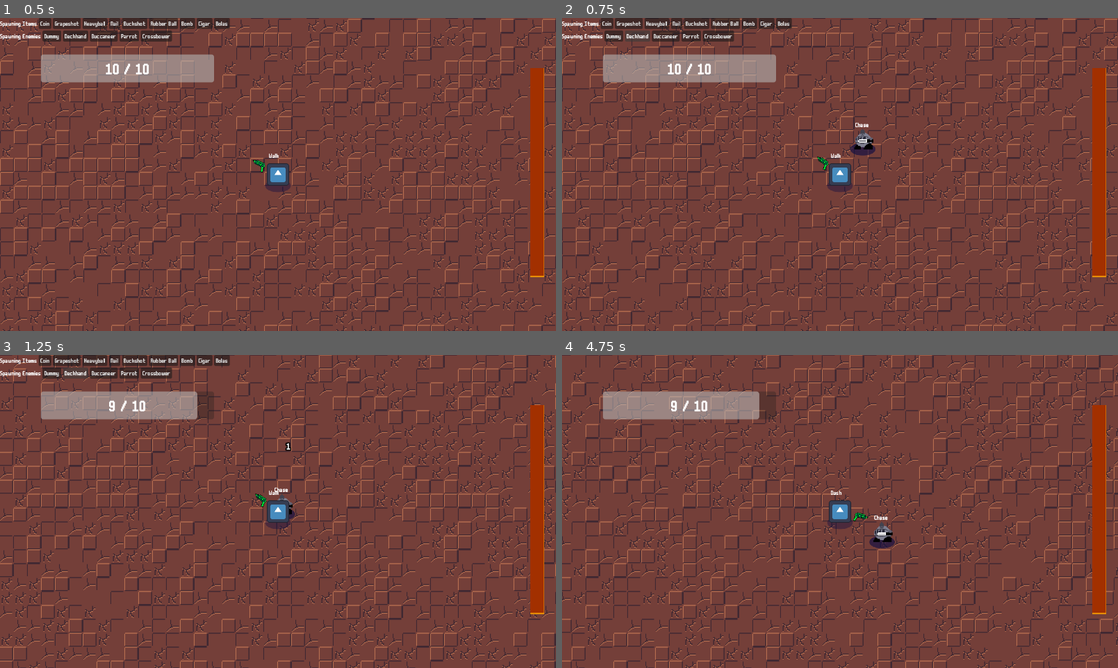
Above: before the commit, frames 1-4 (two rows, left to right).
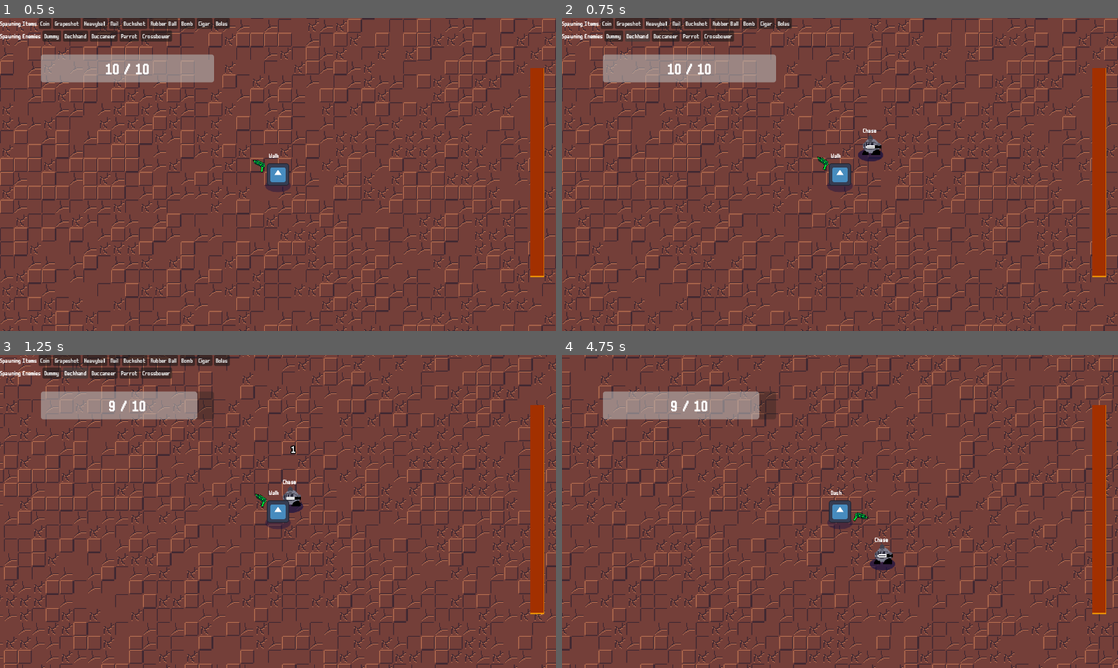
Above: after the commit, the same moments.

Repository: DinoStarBros/GWJ93Bounty
Game: Godot game, scene res://Screens/PrototypeScene/prototype_scene.tscn
Same seed, same stepped clock (60 frames per second), same inputs: the game is played once before the commit and once after it. The engine's default icon, where the game draws it, is replaced by a stand-in: a white triangle on a blue panel in a dark square.
Inputs (mouse positions are in pixels of both pictures, inside the frame that each line leads up to):
- Up to frame 1 (0.5 s): no input
- Up to frame 2 (0.75 s): click "Deckhand" at 0.5 s
- Up to frame 3 (1.25 s): no input
- Up to frame 4 (4.75 s): move the mouse to (962, 495) at 1.27 s; hold D (Right) 1.28-2.03 s; tap Space (Dash) at 1.35, 2.1, 3.05, 3.8, 4.55 s; move the mouse to (728, 527) at 2.02 s; hold S (Down) 2.03-2.78 s; move the mouse to (895, 442) at 2.77 s; hold D (Right) 2.78-3.53 s; tap = (Devops) at 2.85 s; move the mouse to (812, 574) at 3.52 s; hold W (Up) 3.53-4.28 s; tap E (Eject) at 3.6 s; move the mouse to (1006, 558) at 4.27 s; hold A (Left) from 4.28 s (still down); click (1006, 558) at 4.35 s

Frame 1 is identical in both runs. In frame 2, 0.4% of the frame differs, in the area x 51-58%, y 33-46%; in frame 3, 25%; in frame 4, 25%, in the area x 0-100%, y 0-100%.

Commit message:
Bit of scalabiltiy

Diff:
--- a/Entities/Enemies/Deckhand/chase.gd
+++ b/Entities/Enemies/Deckhand/chase.gd
@@ -9,6 +9,6 @@
 	if p is Enemy:
 
 		if p.get_dist_to_plr() <= p.tdev_range:
-			p.velocity = p.get_dir_to_plr() * chase_speed
+			p.velocity = p.get_dir_to_plr() * p.move_speed
 		else:
-			p.velocity = p.get_dir_tdev_player() * chase_speed
+			p.velocity = p.get_dir_tdev_player() * p.move_speed
--- a/Entities/Enemies/Deckhand/deckhand.gd
+++ b/Entities/Enemies/Deckhand/deckhand.gd
@@ -1,12 +1,8 @@
 extends Enemy
 class_name Deckhand
 
-@onready var hitbox_component: HitboxComponent = %HitboxComponent
-
 func _ready() -> void:
-	hitbox_component.attack.attack_damage = 1
-	hitbox_component.attack.knockback = 500
-	hitbox_component.attack.stun_duration = 0.3
+	setup_hitbox()
 
 func _physics_process(delta: float) -> void:
 	move_and_slide()
--- a/Entities/Enemies/Deckhand/deckhand.tscn
+++ b/Entities/Enemies/Deckhand/deckhand.tscn
@@ -20,10 +20,12 @@
 [sub_resource type="CircleShape2D" id="CircleShape2D_7mucn"]
 radius = 28.01785
 
-[node name="Deckhand" type="CharacterBody2D" unique_id=1570016088]
+[node name="Deckhand" type="CharacterBody2D" unique_id=1570016088 node_paths=PackedStringArray("hitbox_component")]
 collision_layer = 0
 motion_mode = 1
 script = ExtResource("1_v8rv2")
+hitbox_component = NodePath("HitboxComponent")
+move_speed = 250.0
 
 [node name="Enemies" type="Sprite2D" parent="." unique_id=1330226294]
 position = Vector2(0, -24)
--- a/Entities/EnemyClass.gd
+++ b/Entities/EnemyClass.gd
@@ -1,7 +1,18 @@
 extends Entity
 class_name Enemy
 
-const tdev_range : float = 100
+@export_category("Contact Damage Stuff")
+@export var hitbox_component: HitboxComponent
+@export var attack_damage : float = 1
+@export var knockback : float = 500
+@export var stun_duration : float = 0.3
+
+const tdev_range : float = 200
+
+func setup_hitbox() -> void:
+	hitbox_component.attack.attack_damage = attack_damage
+	hitbox_component.attack.knockback = knockback
+	hitbox_component.attack.stun_duration = stun_duration
 
 func get_dir_to_plr() -> Vector2:
 	return global_position.direction_to(Global.player.global_position)
@@ -11,11 +22,13 @@
 
 func _get_tdev_vec2() -> Vector2:
 	return Vector2(
-		randf_range(-tdev_range, -tdev_range),
-		randf_range(-tdev_range, -tdev_range)
-	) * 0.5
+		randf_range(-tdev_range, tdev_range),
+		randf_range(-tdev_range, tdev_range)
+	) * 0.8
+
+var tdev_vec2 : Vector2 = _get_tdev_vec2()
 
 func get_dir_tdev_player() -> Vector2:
 	return global_position.direction_to(
-		Global.player.global_position + _get_tdev_vec2()
+		Global.player.global_position + tdev_vec2
 		)
--- a/Entities/EntityClass.gd
+++ b/Entities/EntityClass.gd
@@ -2,5 +2,3 @@
 class_name Entity
 
 @export var move_speed : float = 300.0
-@export var dash_speed : float = 700.0
-@export var dash_duration : float = 0.3
--- a/Entities/Player/PlrStates/dash.gd
+++ b/Entities/Player/PlrStates/dash.gd
@@ -1,14 +1,18 @@
 extends State
 
 func enter() -> void:
-	p.velocity = p.last_wasd_input * p.dash_speed
-	state_duration = p.dash_duration
+	if p is Player:
 
-	%dashSfx.pitch_scale = 1 + randf_range(-.1,.1)
-	%dashSfx.play()
+		p.velocity = p.last_wasd_input * p.dash_speed
+		state_duration = p.dash_duration
+
+		%dashSfx.pitch_scale = 1 + randf_range(-.1,.1)
+		%dashSfx.play()
 
 func physics_update(delta: float) -> void:
-	p.velocity *= 0.95
-	state_duration = max(state_duration - delta, 0)
-	if state_duration <= 0:
-		state_machine.change_state("Walk")
+	if p is Player:
+
+		p.velocity *= 0.9
+		state_duration = max(state_duration - delta, 0)
+		if state_duration <= 0:
+			state_machine.change_state("Walk")
--- a/Entities/Player/player.gd
+++ b/Entities/Player/player.gd
@@ -1,5 +1,9 @@
 extends Entity
 class_name Player
+
+@export_category("Dash Stuff")
+@export var dash_speed : float = 700.0
+@export var dash_duration : float = 0.3
 
 @onready var hurtbox: CollisionShape2D = %hurtbox
 @onready var hurtbox_component: HurtboxComponent = %HurtboxComponent
--- a/Entities/Player/player.tscn
+++ b/Entities/Player/player.tscn
@@ -33,8 +33,9 @@
 collision_layer = 0
 motion_mode = 1
 script = ExtResource("1_mv1ah")
+dash_speed = 1200.0
+dash_duration = 0.25
 move_speed = 400.0
-dash_speed = 1000.0
 
 [node name="BlunderbussPivot" type="Node2D" parent="." unique_id=58030563]
 position = Vector2(0, -26)
--- /dev/null
+++ b/Stats/EnemyStats/EnemyStatsResource.gd
@@ -0,0 +1,6 @@
+extends EntityStatsResource
+class_name EnemyStatsResource
+
+@export var attack_damage : float = 1
+@export var knockback : float = 500
+@export var stun_duration : float = 0.0
--- a/Stats/PlayerStatsResource.gd
+++ /dev/null
@@ -1,2 +0,0 @@
-extends EntityStatsResource
-class_name PlayerStatsResource
--- a/Stats/player_stats.tres
+++ /dev/null
@@ -1,8 +0,0 @@
-[gd_resource type="Resource" script_class="PlayerStatsResource" format=3 uid="uid://cayv0iiwpmnv7"]
-
-[ext_resource type="Script" uid="uid://c7xx6iwf10rn7" path="res://Stats/PlayerStatsResource.gd" id="1_ph31v"]
-
-[resource]
-script = ExtResource("1_ph31v")
-max_hp = 5.0
-metadata/_custom_type_script = "uid://c7xx6iwf10rn7"
--- a/SuckableItems/SuckableItemResources/bolas.tres
+++ b/SuckableItems/SuckableItemResources/bolas.tres
@@ -10,8 +10,9 @@
 texture = ExtResource("4_4x4s6")
 color = Color(0, 1, 0, 1)
 item_size = 1.5
+damage = 11.0
 speed = 500.0
-knockback = -300.0
+knockback = -1000.0
 stun_duration = 2.0
 sfx = ExtResource("2_a0egx")
 sfx_volume = 5.0
Not shown, added: Stats/EnemyStats/EnemyStatsResource.gd.uid
Not shown, removed: Stats/PlayerStatsResource.gd.uid
